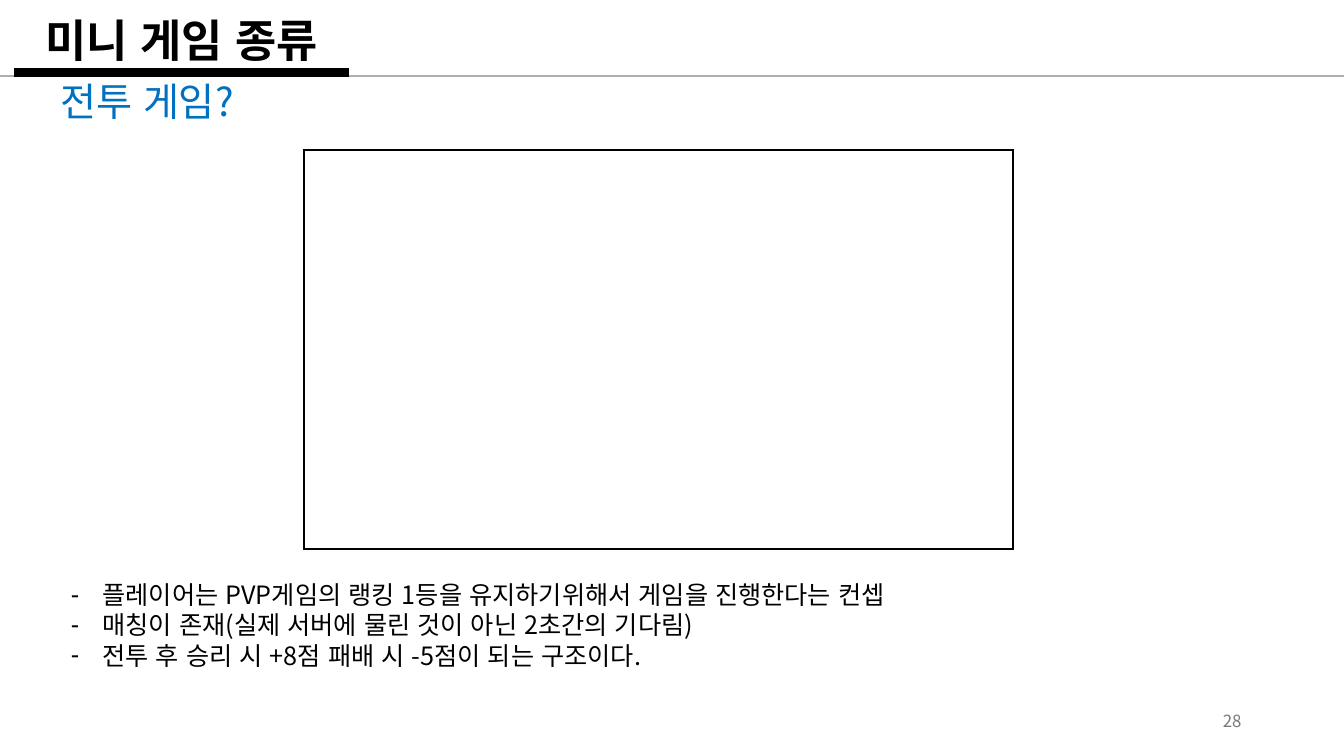
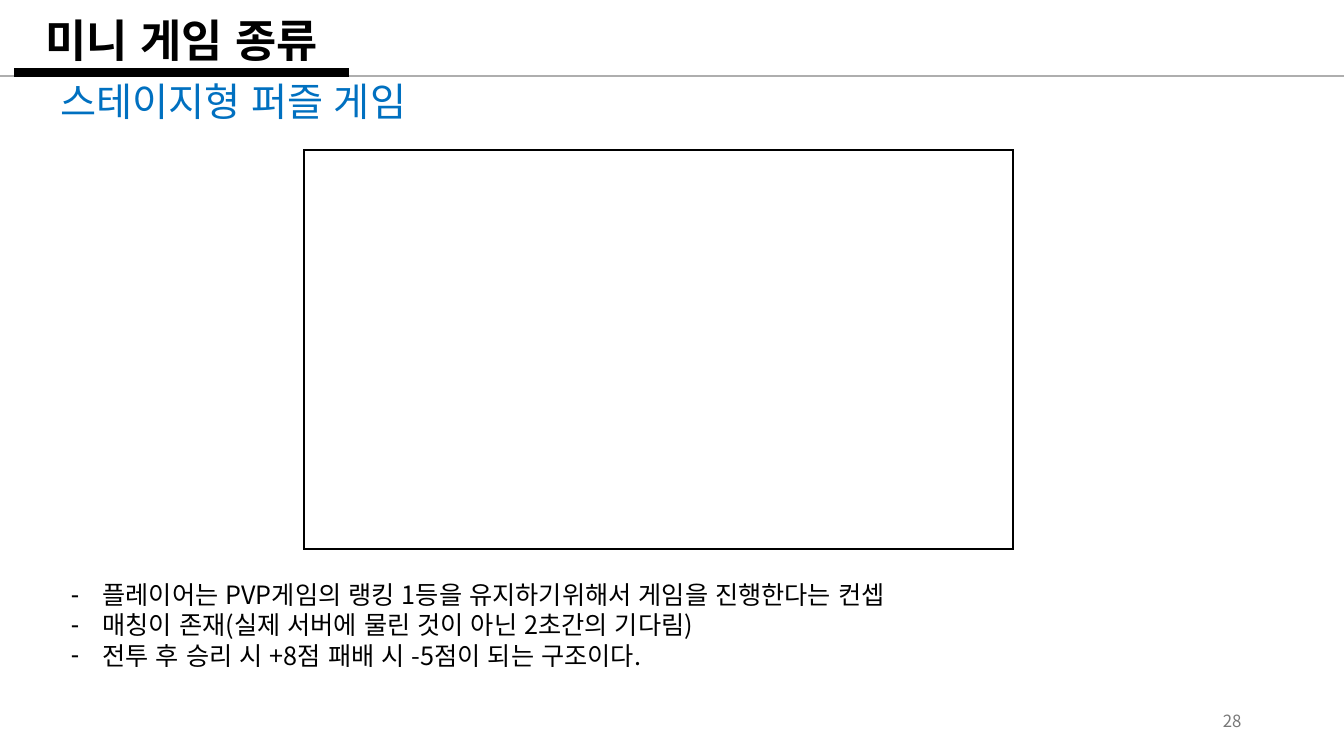
Before and after one commit to weariness00/Mandle_10Minute_Game, a slide deck: slide 28 of document/Please Leave me alone!.pptx. Drawn at 1344x756 pixels with LibreOffice and Linux fonts; fonts in the diff are those of the drawing. Boxes give left, top, right and bottom in pixels: in the first picture for what was removed or moved away, otherwise in the second. Text is boxed around its words. In the diff, an @@ line names an element or a change of style, - is before the commit and + after.

Commit message:
20250204_기획서_update
- DT(데이터테이블)문서 추가
- 방해 이벤트 추가

```diff
--- a/document/Please Leave me alone!.pptx
+++ b/document/Please Leave me alone!.pptx
@@ text at box(60, 76, 406, 119): text changed @@
-전투 게임?
+스테이지형 퍼즐 게임
```
Also in this commit, not shown: 1 slide added, 2 other files.
